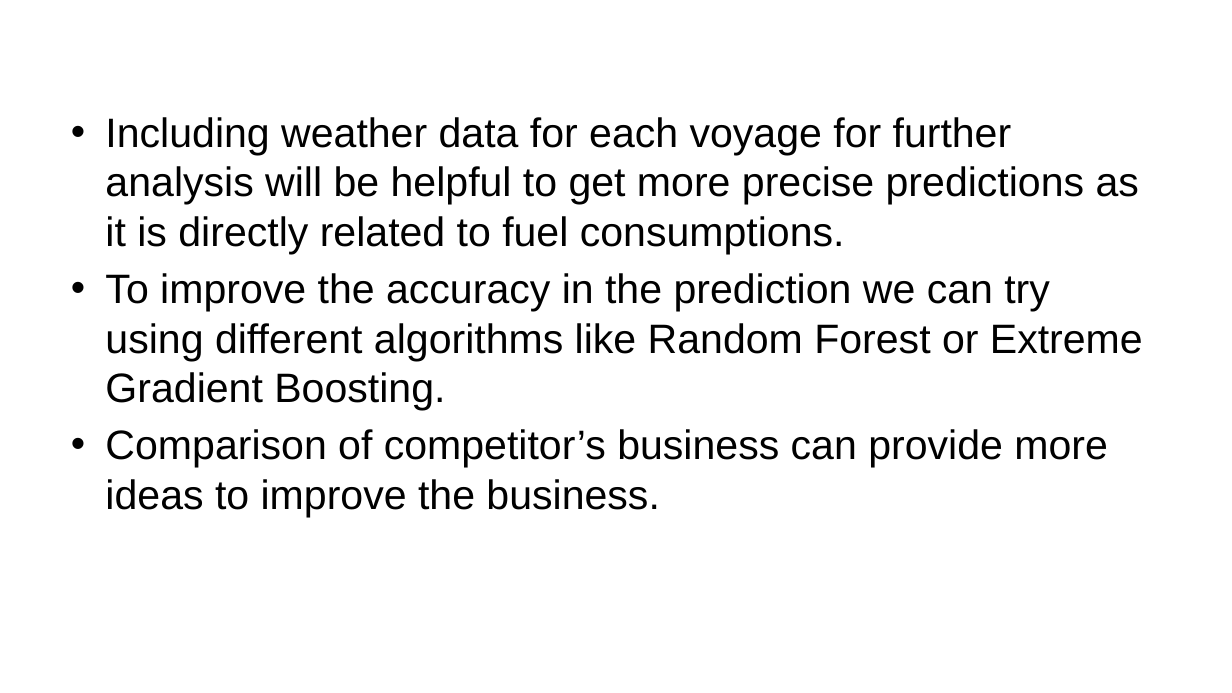
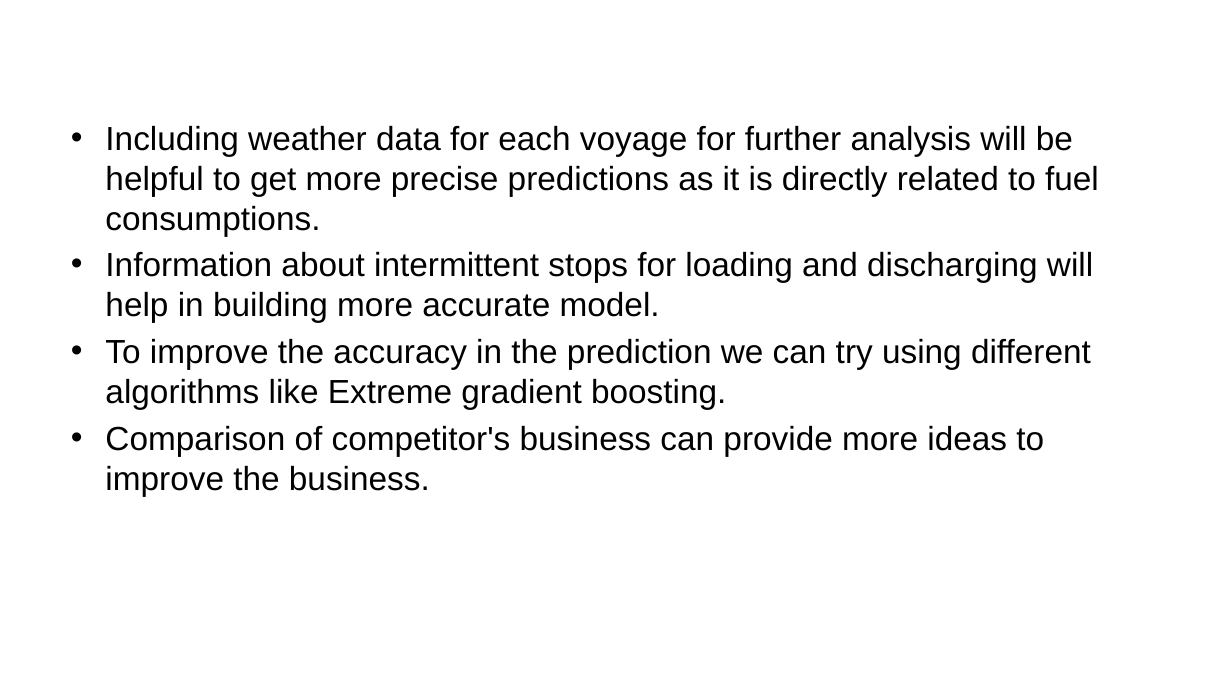
Before and after one commit to ruchajoshi1/capstone-project, a slide deck: slide 22 of Springborad Project.pptx (slide 20 before the commit). Drawn at 1232x693 pixels with LibreOffice and Linux fonts; fonts in the diff are those of the drawing; background and template pictures are left out. Boxes give left, top, right and bottom in pixels: in the first picture for what was removed or moved away, otherwise in the second. Text is boxed around its words. In the diff, an @@ line names an element or a change of style, - is before the commit and + after.

```diff
--- a/Springborad Project.pptx
+++ b/Springborad Project.pptx
@@ text "Including weather data for each ...": place and size @@
-text "Including weather data for each ..." at (105, 117, 1143, 517)
+text "Including weather data for each ..." at (105, 125, 1099, 496)
@@ text at (105, 125, 1099, 236): size 32 to 26 pt in "Including weather data for each voyage for ..."; less space between paragraphs @@
@@ text at (105, 251, 1093, 496): text changed; size 32 to 26 pt @@
-• To improve the accuracy in the prediction we can try using different algorithms like Random Forest or Extreme Gradient Boosting.
-• Comparison of competitor’s business can provide more ideas to improve the business.
+• Information about intermittent stops for loading and discharging will help in building more accurate model.
+• To improve the accuracy in the prediction we can try using different algorithms like Extreme gradient boosting.
+• Comparison of competitor's business can provide more ideas to improve the business.
```
Also in this commit, not shown: 9 other slides changed, 2 slides added, 2 other files.
